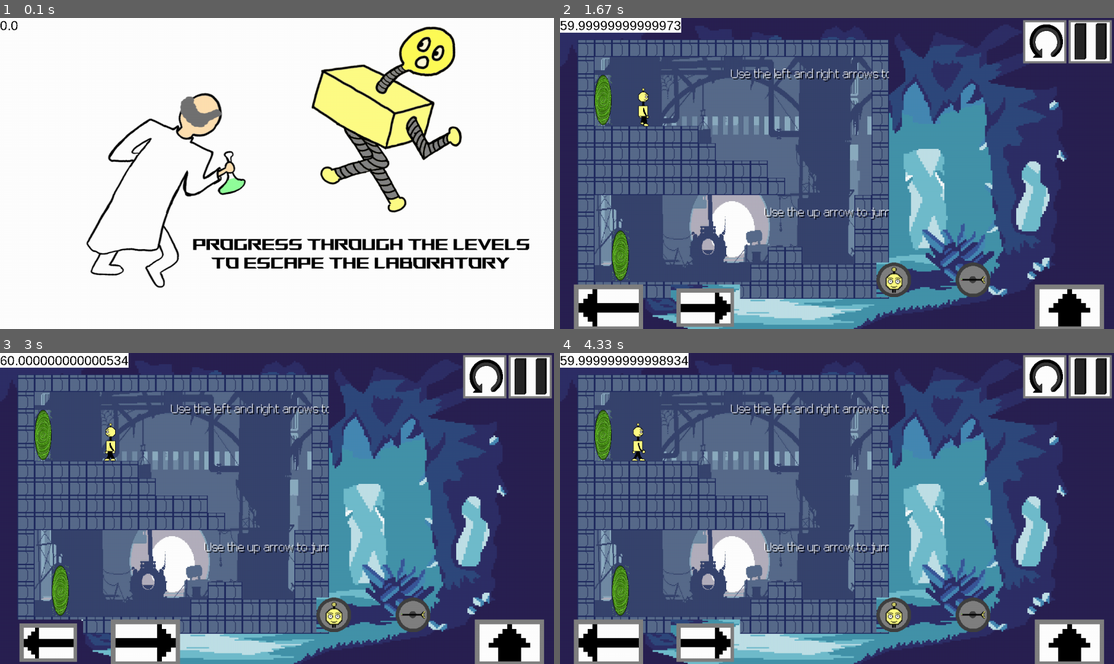
Above: before the commit, frames 1-4 (two rows, left to right).
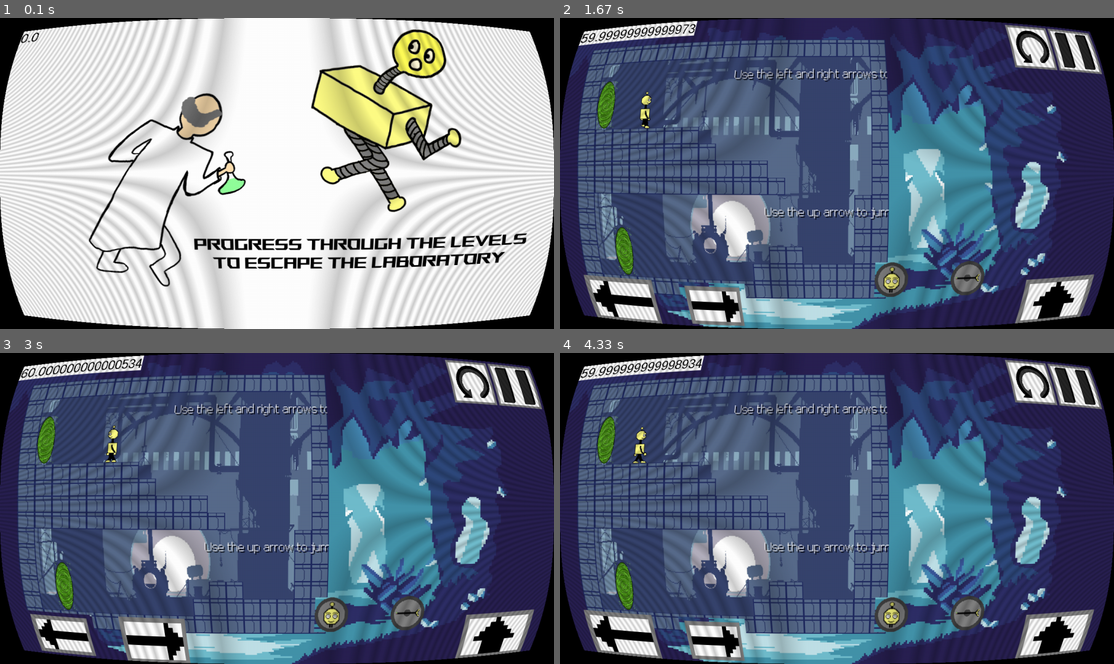
Above: after the commit, the same moments.

Repository: MartinWho2/Mobile_game_jam
Game: pygame game, started from main.py
Two runs of this game, one before a commit and one after it. Both use one fixed random seed, a clock stepped at 60 frames per second and the inputs below.
Inputs (mouse positions are in pixels of both pictures, inside the frame that each line leads up to):
- Up to frame 1 (0.1 s): no input
- Up to frame 2 (1.67 s): click (837, 173) at 0.38 s; click (665, 126) at 0.72 s; click (670, 120) at 1.05 s; hold D from 1.33 s (still down)
- Up to frame 3 (3 s): release D at 1.8 s; hold W 1.83-2.13 s; hold D 2.17-2.63 s; hold A from 2.67 s (still down)
- Up to frame 4 (4.33 s): release A at 3.2 s; hold A 3.23-3.63 s; hold W 3.67-4.03 s; hold D from 4.07 s (still down)

The runs differ from the first frame. In frame 1, 40% of the frame differs, in the area x 0-100%, y 0-100%; in frame 2, 29%; in frame 3, 29%; in frame 4, 29%.

Commit message:
Adding shaders

Diff:
--- /dev/null
+++ b/engine.py
@@ -0,0 +1,89 @@
+import struct
+import pygame, os, sys
+
+import moderngl
+
+
+def resource_path(relative):
+    if hasattr(sys, "_MEIPASS"):
+        absolute_path = os.path.join(sys._MEIPASS, relative)
+    else:
+        absolute_path = os.path.join(relative)
+    return absolute_path
+
+
+class Graphic_engine:
+    def __init__(self, screen, VIRTUAL_RES, style=1, cpu_only=False, fullscreen=False):
+        pygame.init()
+        self.VIRTUAL_RES = VIRTUAL_RES
+        self.cpu_only = cpu_only
+        self.screen = screen
+        self.fullscreen = fullscreen
+        if not (self.cpu_only):
+            self.ctx = moderngl.create_context()
+            self.texture_coordinates = [0, 1, 1, 1,
+                                        0, 0, 1, 0]
+            self.world_coordinates = [-1, -1, 1, -1,
+                                      -1, 1, 1, 1]
+            self.render_indices = [0, 1, 2,
+                                   1, 2, 3]
+
+            self.style = style
+            # shader style : 0, no shader. 1, crt. 2, flat_crt.
+            self.prog = self.ctx.program(
+                vertex_shader=open(resource_path('shaders/VERTEX_SHADER.glsl')).read(),
+                fragment_shader=open(resource_path('shaders/FRAGMENT_SHADER.glsl')).read(),
+            )
+            self.prog['mode'] = self.style
+
+            self.screen_texture = self.ctx.texture(
+                self.VIRTUAL_RES, 3,
+                pygame.image.tostring(screen, "RGB", 1)
+            )
+
+            self.screen_texture.repeat_x = False
+            self.screen_texture.repeat_y = False
+
+            self.vbo = self.ctx.buffer(struct.pack('8f', *self.world_coordinates))
+            self.uvmap = self.ctx.buffer(struct.pack('8f', *self.texture_coordinates))
+            self.ibo = self.ctx.buffer(struct.pack('6I', *self.render_indices))
+
+            self.vao_content = [
+                (self.vbo, '2f', 'vert'),
+                (self.uvmap, '2f', 'in_text'),
+            ]
+
+            self.vao = self.ctx.vertex_array(self.prog, self.vao_content, index_buffer=self.ibo)
+        else:
+            self.diaplay = pygame.display.get_surface()
+
+    def change_shader(self):
+        if not self.cpu_only:
+            self.__init__(self.screen, (self.style + 1) % 3, self.VIRTUAL_RES)
+
+    def render(self):
+        if not (self.cpu_only):
+            texture_data = self.screen.get_view('1')
+            self.screen_texture.write(texture_data)
+            self.ctx.clear(14 / 255, 40 / 255, 66 / 255)
+            self.screen_texture.use()
+            self.vao.render()
+            pygame.display.flip()
+        else:
+            self.diaplay.blit(self.screen, (0, 0))
+            pygame.display.update()
+
+    def Full_screen(self, REAL_RES):
+        if not (self.cpu_only):
+            if not (self.fullscreen):
+                pygame.display.set_mode(REAL_RES, pygame.DOUBLEBUF | pygame.OPENGL)
+            else:
+                pygame.display.set_mode(REAL_RES, pygame.DOUBLEBUF | pygame.OPENGL | pygame.FULLSCREEN)
+        else:
+            if not (self.fullscreen):
+                pygame.display.set_mode(self.VIRTUAL_RES)
+            else:
+                pygame.display.set_mode(self.VIRTUAL_RES, pygame.FULLSCREEN)
+
+    def __call__(self):
+        return self.render()
--- a/main.py
+++ b/main.py
@@ -6,9 +6,12 @@
 from os import environ
 import time
 from head import Head
+from engine import Graphic_engine
 
 pygame.init()
-window = pygame.display.set_mode((1280, 720))
+window = pygame.Surface((1280,720)).convert((255, 65282, 16711681, 0))
+pygame.display.set_mode((1280, 720),pygame.DOUBLEBUF|pygame.OPENGL)
+shader = Graphic_engine(window,(1280,720))
 fps_font = pygame.font.SysFont("arial",30)
 clock = pygame.time.Clock()
 fps = 60
@@ -57,7 +60,8 @@
         if dt > 5:
             dt = 5.0
         display_fps(clock.get_fps())
-        pygame.display.flip()
+        #pygame.display.flip()
+        shader()
         #window.blit(gradient,(0,0))
         if in_game:
             msg = game.update(dt)
--- /dev/null
+++ b/shaders/FRAGMENT_SHADER.glsl
@@ -0,0 +1,36 @@
+#version 330 core
+precision mediump float;
+uniform sampler2D Texture;
+
+out vec4 color;
+in vec2 v_text;
+uniform int mode;
+uniform float time;
+void main() {
+  if (mode == 0){
+    color = vec4(texture(Texture, v_text).rgb, 1.0);
+  }
+  else{
+    float flatness = 1.0;
+    if (mode == 1)flatness = 2.7;
+    else if(mode == 2)flatness = 10.0;
+    vec2 center = vec2(0.5, 0.5);
+    vec2 off_center = v_text - center;
+
+    off_center *= 1.0 + 0.8 * pow(abs(off_center.yx), vec2(flatness));
+    // 1.0 -> 1.5 make distance to screen
+    // vec 2 -> screen flatness
+
+    vec2 v_text2 = center+off_center;
+
+    if (v_text2.x > 1.0 || v_text2.x < 0.0 ||
+        v_text2.y > 1.0 || v_text2.y < 0.0){
+      color=vec4(0.0, 0.0, 0.0, 1.0);
+    } else {
+      color = vec4(texture(Texture, v_text2).rgb, 1.0);
+      float fv = fract(v_text2.y * float(textureSize(Texture,0).y));
+      fv=min(1.0, 0.8+0.5*min(fv, 1.0-fv));
+      color.rgb*=fv;
+    }
+  }
+}
--- /dev/null
+++ b/shaders/VERTEX_SHADER.glsl
@@ -0,0 +1,8 @@
+#version 330 core
+in vec2 vert;
+in vec2 in_text;
+out vec2 v_text;
+void main() {
+   gl_Position = vec4(vert, 0.0, 1.0);
+   v_text = in_text;
+}
